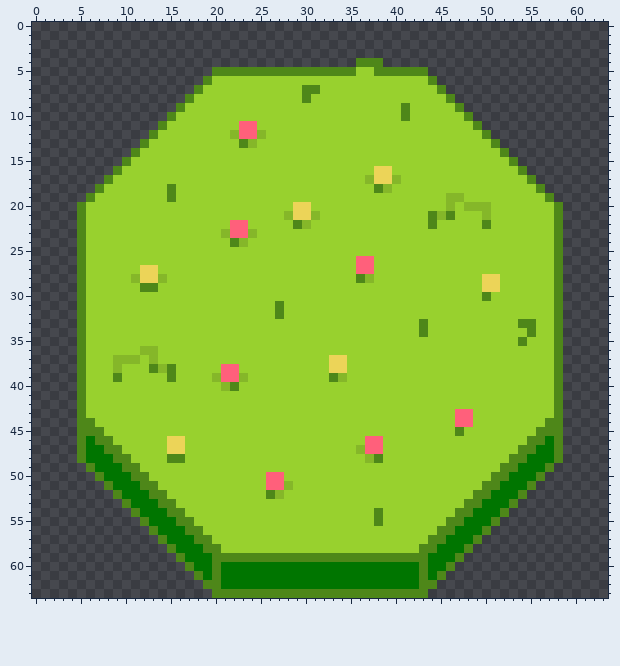
File history of a pixel-art sprite, public/assets/Tiles/Plains/Platform/sheet0.png. The picture above is the old version.
The file is 64x64 pixels.
New version:
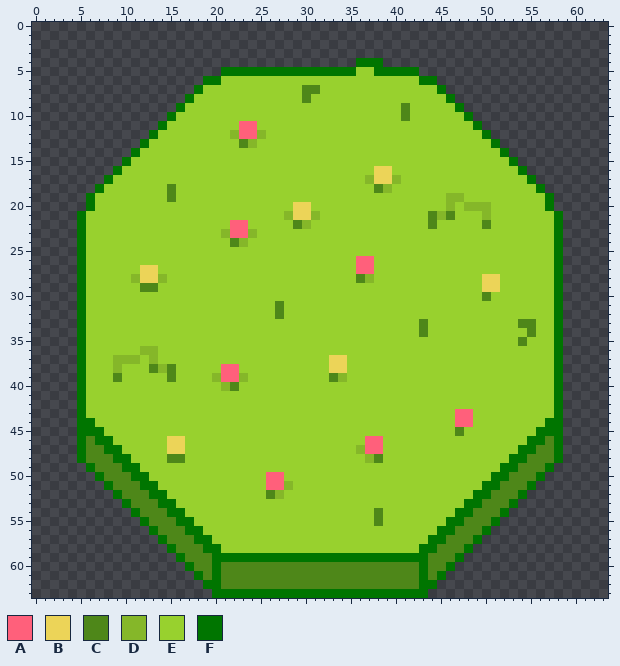
Palette (. is transparent): A #ff607b  B #ecd458  C #4e8719  D #85b729  E #98d12e  F #007500
The edit:
Changed rows in their new state; - is an unchanged pixel.
first column x 5:
 4 -------------------------------FFF--------------------
 5 ---------------.FFFFFFFFFFFFFFF--FFFFF.---------------
 6 --------------FF----------------------FF--------------
 7 -------------F--------------------------F-------------
 8 ------------F----------------------------F------------
 9 -----------F------------------------------F-----------
10 ----------F--------------------------------F----------
11 ---------F----------------------------------F---------
12 --------F------------------------------------F--------
13 -------F--------------------------------------F-------
14 ------F----------------------------------------F------
15 -----F------------------------------------------F-----
16 ----F--------------------------------------------F----
17 ---F----------------------------------------------F---
18 --F------------------------------------------------F--
19 -F--------------------------------------------------F-
20 .F--------------------------------------------------F.
21 F----------------------------------------------------F
22 F----------------------------------------------------F
23 F----------------------------------------------------F
24 F----------------------------------------------------F
25 F----------------------------------------------------F
26 F----------------------------------------------------F
27 F----------------------------------------------------F
28 F----------------------------------------------------F
29 F----------------------------------------------------F
30 F----------------------------------------------------F
31 F----------------------------------------------------F
32 F----------------------------------------------------F
33 F----------------------------------------------------F
34 F----------------------------------------------------F
35 F----------------------------------------------------F
36 F----------------------------------------------------F
37 F----------------------------------------------------F
38 F----------------------------------------------------F
39 F----------------------------------------------------F
40 F----------------------------------------------------F
41 F----------------------------------------------------F
42 F----------------------------------------------------F
43 F----------------------------------------------------F
44 FF--------------------------------------------------FF
45 FFF------------------------------------------------FFF
46 FCFF----------------------------------------------FFCF
47 FCCFF--------------------------------------------FFCCF
48 FCCCFF------------------------------------------FFCCCF
49 -FCCCFF----------------------------------------FFCCCF-
50 --FCCCFF--------------------------------------FFCCCF--
51 ---FCCCFF------------------------------------FFCCCF---
52 ----FCCCFF----------------------------------FFCCCF----
53 -----FCCCFF--------------------------------FFCCCF-----
54 ------FCCCFF------------------------------FFCCCF------
55 -------FCCCFF----------------------------FFCCCF-------
56 --------FCCCFF--------------------------FFCCCF--------
57 ---------FCCCFF------------------------FFCCCF---------
58 ----------FCCCFF----------------------FFCCCF----------
59 -----------FCCCFFFFFFFFFFFFFFFFFFFFFFFFCCCF-----------
60 ------------FCCFCCCCCCCCCCCCCCCCCCCCCCFCCF------------
61 -------------FCFCCCCCCCCCCCCCCCCCCCCCCFCF-------------
62 --------------FFCCCCCCCCCCCCCCCCCCCCCCFF--------------
63 ---------------FFFFFFFFFFFFFFFFFFFFFFFF---------------
Pixel boxes of the changes (left, top, right, bottom) in both pictures:
changed: (77, 58, 563, 598)
